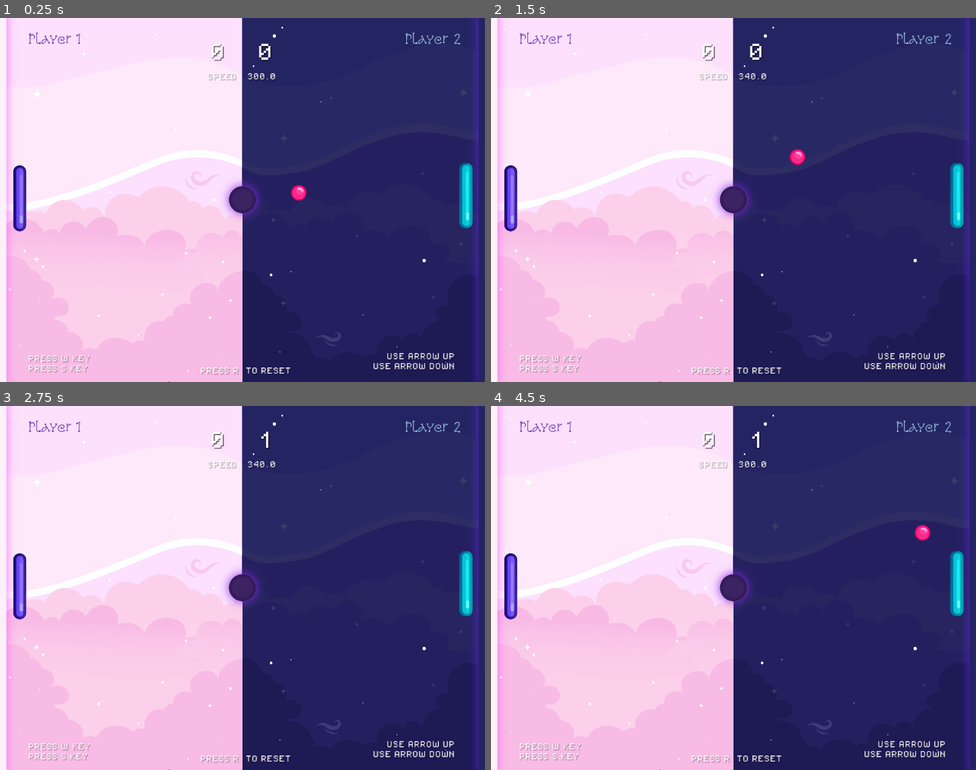
Above: before the commit, frames 1-4 (two rows, left to right).
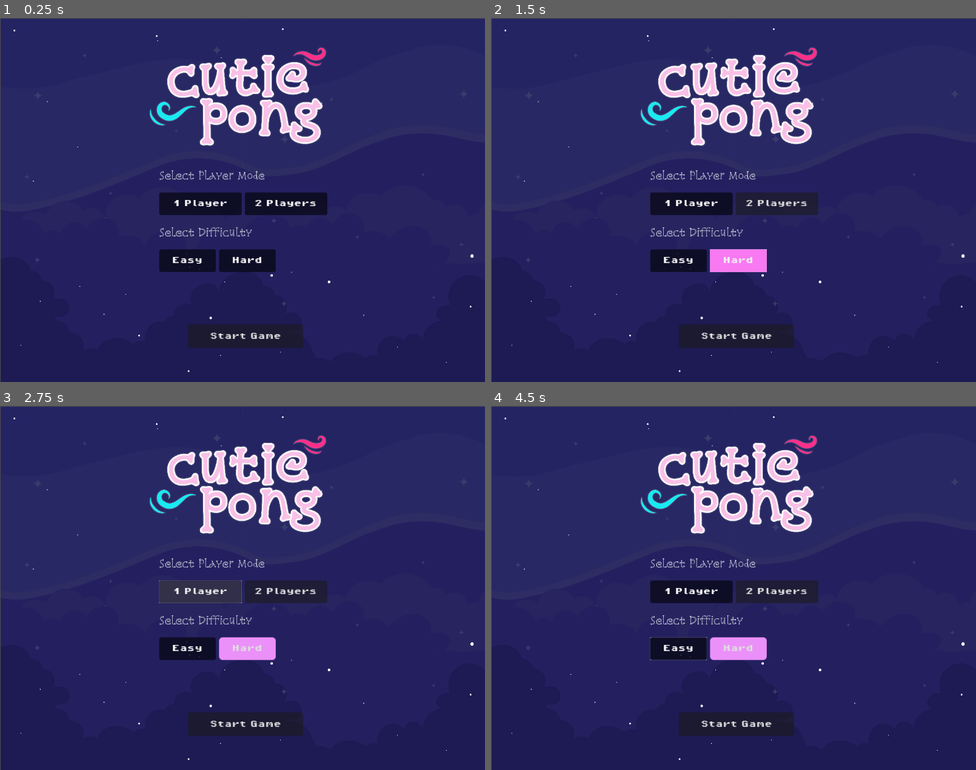
Above: after the commit, the same moments.

Repository: kaeri-gg/pong-game
Game: Godot game, scene res://scenes/main_menu.tscn
The game is run twice, just before and just after one commit, with the same random seed, the same clock (stepped at 60 frames per second) and the same inputs. Before the commit the project starts from res://scenes/game.tscn.
Inputs (mouse positions are in pixels of both pictures, inside the frame that each line leads up to):
- Up to frame 1 (0.25 s): no input
- Up to frame 2 (1.5 s): click (777, 203) at 0.5 s, where only the run after the commit has a clickable "2 Players"; click (738, 261) at 1.25 s, where only the run after the commit has a clickable "Hard"
- Up to frame 3 (2.75 s): click (198, 591) at 2 s, where only the run after the commit has a clickable "1 Player"
- Up to frame 4 (4.5 s): click (689, 591) at 2.75 s, where only the run after the commit has a clickable "1 Player"; click (680, 649) at 3.5 s, where only the run after the commit has a clickable "Easy"; click (680, 649) at 4.25 s, where only the run after the commit has a clickable "Easy"

The runs differ from the first frame. In frame 1, 56% of the frame differs, in the area x 0-100%, y 0-100%; in frame 2, 56%; in frame 3, 56%; in frame 4, 56%.

Commit message:
Add main menu scene and assets, update ball speed
Introduced a new main menu scene with background and logo images, and updated project settings to set the main menu as the startup scene. Added new images for the menu, and increased the ball speed increment from 40 to 50 in ball.gd for gameplay adjustment.

Diff:
--- a/project.godot
+++ b/project.godot
@@ -11,7 +11,7 @@
 [application]
 
 config/name="pong-game"
-run/main_scene="uid://b81snnkf3qw0m"
+run/main_scene="uid://iavtycb1q548"
 config/features=PackedStringArray("4.5", "Forward Plus")
 config/icon="res://icon.svg"
 
@@ -56,3 +56,7 @@
 "events": [Object(InputEventKey,"resource_local_to_scene":false,"resource_name":"","device":-1,"window_id":0,"alt_press …(192 unchanged characters)…
 ]
 }
+
+[rendering]
+
+2d/snap/snap_2d_transforms_to_pixel=true
--- /dev/null
+++ b/scenes/main_menu.tscn
@@ -0,0 +1,149 @@
+[gd_scene load_steps=8 format=3 uid="uid://iavtycb1q548"]
+
+[ext_resource type="Texture2D" uid="uid://igwd6qmh5dja" path="res://assets/images/main-menu-bg.png" id="1_l6cm7"]
+[ext_resource type="Texture2D" uid="uid://ulijpgg04d7f" path="res://assets/images/pong-logo.png" id="2_bqqt6"]
+[ext_resource type="Texture2D" uid="uid://cxw2nt54ymb52" path="res://assets/images/pong-bg.png" id="2_ekxnf"]
+[ext_resource type="FontFile" uid="uid://3alms6mdxset" path="res://assets/fonts/SnowburstOne-Regular.ttf" id="3_8ln24"]
+[ext_resource type="FontFile" uid="uid://bliqvf8ghvqa3" path="res://assets/fonts/PixelOperator8-Bold.ttf" id="4_rtw2f"]
+
+[sub_resource type="StyleBoxFlat" id="StyleBoxFlat_oa1go"]
+bg_color = Color(0.9217678, 0.5630419, 0.97349685, 1)
+border_color = Color(0.9382185, 0.9044669, 0.955555, 1)
+corner_radius_top_left = 5
+corner_radius_top_right = 5
+corner_radius_bottom_right = 5
+corner_radius_bottom_left = 5
+
+[sub_resource type="StyleBoxFlat" id="StyleBoxFlat_8ln24"]
+bg_color = Color(0.96973926, 0.4747963, 0.9469611, 1)
+
+[node name="MainMenu" type="Control"]
+layout_mode = 3
+anchors_preset = 0
+
+[node name="Camera2D" type="Camera2D" parent="."]
+zoom = Vector2(2, 2)
+
+[node name="TextureRect" type="TextureRect" parent="."]
+layout_mode = 0
+offset_left = -319.0
+offset_top = -239.0
+offset_right = 5015.0
+offset_bottom = 3761.0
+scale = Vector2(0.11988827, 0.11985878)
+texture = ExtResource("1_l6cm7")
+
+[node name="CenterContainer2" type="CenterContainer" parent="."]
+layout_mode = 0
+offset_left = -125.00001
+offset_top = -203.99998
+offset_right = 3613.0
+offset_bottom = 1951.0
+scale = Vector2(0.06350438, 0.062654965)
+
+[node name="TextureRect3" type="TextureRect" parent="CenterContainer2"]
+texture_filter = 2
+layout_mode = 2
+texture = ExtResource("2_bqqt6")
+
+[node name="CenterContainer" type="CenterContainer" parent="."]
+layout_mode = 0
+offset_left = -110.0
+offset_top = -57.0
+offset_right = 112.0
+offset_bottom = 111.0
+
+[node name="VBoxContainer" type="VBoxContainer" parent="CenterContainer"]
+layout_mode = 2
+size_flags_stretch_ratio = 0.03
+theme_override_constants/separation = 14
+
+[node name="Label" type="Label" parent="CenterContainer/VBoxContainer"]
+texture_filter = 1
+layout_mode = 2
+theme_override_fonts/font = ExtResource("3_8ln24")
+theme_override_font_sizes/font_size = 13
+text = "Select Player Mode"
+
+[node name="HBoxContainer" type="HBoxContainer" parent="CenterContainer/VBoxContainer"]
+layout_mode = 2
+
+[node name="Button" type="Button" parent="CenterContainer/VBoxContainer/HBoxContainer"]
+texture_filter = 1
+clip_contents = true
+custom_minimum_size = Vector2(109, 30)
+layout_mode = 2
+theme_override_fonts/font = ExtResource("4_rtw2f")
+theme_override_font_sizes/font_size = 10
+toggle_mode = true
+button_pressed = true
+text = "1 Player"
+
+[node name="Button2" type="Button" parent="CenterContainer/VBoxContainer/HBoxContainer"]
+texture_filter = 1
+clip_contents = true
+custom_minimum_size = Vector2(109, 30)
+layout_mode = 2
+theme_override_fonts/font = ExtResource("4_rtw2f")
+theme_override_font_sizes/font_size = 10
+toggle_mode = true
+button_pressed = true
+text = "2 Players"
+
+[node name="Label2" type="Label" parent="CenterContainer/VBoxContainer"]
+texture_filter = 1
+layout_mode = 2
+theme_override_fonts/font = ExtResource("3_8ln24")
+theme_override_font_sizes/font_size = 13
+text = "Select Difficulty"
+
+[node name="HBoxContainer2" type="HBoxContainer" parent="CenterContainer/VBoxContainer"]
+layout_mode = 2
+
+[node name="Button" type="Button" parent="CenterContainer/VBoxContainer/HBoxContainer2"]
+texture_filter = 1
+clip_contents = true
+custom_minimum_size = Vector2(75, 30)
+layout_mode = 2
+theme_override_fonts/font = ExtResource("4_rtw2f")
+theme_override_font_sizes/font_size = 10
+theme_override_styles/normal = SubResource("StyleBoxFlat_oa1go")
+theme_override_styles/hover = SubResource("StyleBoxFlat_8ln24")
+toggle_mode = true
+button_pressed = true
+text = "Easy"
+
+[node name="Button2" type="Button" parent="CenterContainer/VBoxContainer/HBoxContainer2"]
+texture_filter = 1
+clip_contents = true
+custom_minimum_size = Vector2(75, 30)
+layout_mode = 2
+theme_override_fonts/font = ExtResource("4_rtw2f")
+theme_override_font_sizes/font_size = 10
+theme_override_styles/normal = SubResource("StyleBoxFlat_oa1go")
+theme_override_styles/hover = SubResource("StyleBoxFlat_8ln24")
+toggle_mode = true
+button_pressed = true
+text = "Hard"
+
+[node name="Button" type="Button" parent="."]
+texture_filter = 1
+layout_mode = 0
+offset_left = -72.0
+offset_top = 164.0
+offset_right = 80.0
+offset_bottom = 195.0
+theme_override_fonts/font = ExtResource("4_rtw2f")
+theme_override_font_sizes/font_size = 10
+text = "Start Game
+"
+
+[node name="TextureRect2" type="TextureRect" parent="."]
+visible = false
+layout_mode = 0
+offset_left = -320.0
+offset_top = -241.0
+offset_right = 5014.0
+offset_bottom = 3759.0
+scale = Vector2(0.11996206, 0.12031772)
+texture = ExtResource("2_ekxnf")
--- a/scripts/ball.gd
+++ b/scripts/ball.gd
@@ -6,7 +6,7 @@
 @onready var speed_counter: Label = $"../Labels/Speed Counter"
 
 const BASE_SPEED: = 300.0
-const SPEED_INCREMENT: = 40.0
+const SPEED_INCREMENT: = 50.0
 const MAX_SPEED: = 800.0
 
 var current_speed: float
Binary file added: assets/images/main-menu-bg.png
Not shown, added: assets/images/main-menu-bg.png.import
Binary file added: assets/images/pong-logo.png
Not shown, added: assets/images/pong-logo.png.import
